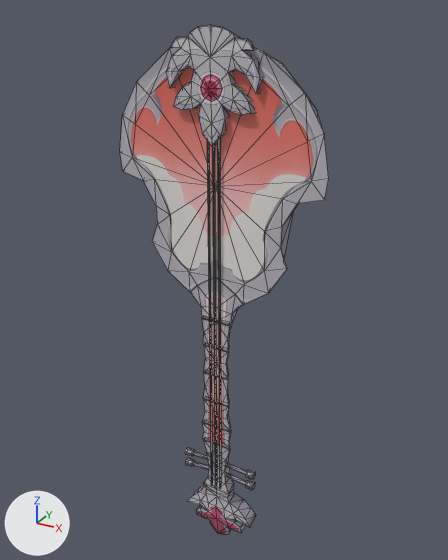
One commit to the FBX model zdsp/zdspclient/Assets/Models/Characters/Pc_Weapon/wp_sanxian_class_t1.fbx: the scene before it, then after it.
Both versions are drawn from a camera (50 mm lens) standing at (0.609, -1.093, 0.992) and looking at (-0.037, 0.082, 0.405). Lighting does not change. The marker at lower left points along +X, +Y and +Z. Mesh edges are drawn as thin lines. Where no turn or scale is listed for an object, it has been applied to the vertices.

Names of what the first picture shows: 'wp_sanxian_class_t1'.
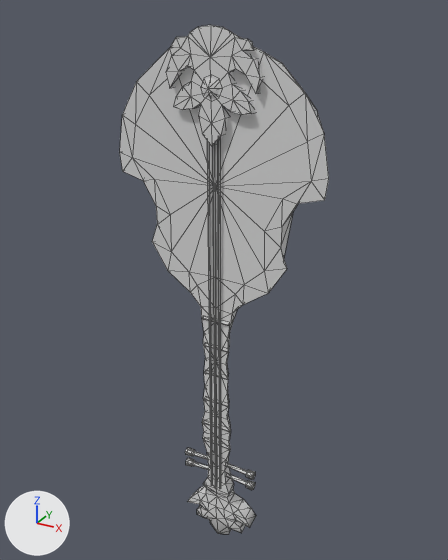
The newer file is also turned or shifted as a whole; pictures and numbers use the older file's frame.

Boxes [x1, y1, x2, y2] around the edits, measured in the pictures (448 x 560 px):
```json
{"object": "wp_sanxian_class_t1", "change": "recoloured", "before": [120, 25, 329, 534], "after": [120, 25, 329, 534]}
```

The change, as JSON lines over the scene's bpy script:
```json
{"op": "add", "block": "mat_wp_sanxian_class_t1", "code": ["mat_wp_sanxian_class_t1 = principled_material('wp_sanxian_class_t1')", "mat_wp_sanxian_class_t1.base_color = (0.7, 0.7, 0.7)  # light grey #dadada", "mat_wp_sanxian_class_t1.roughness = 0.553"]}
{"block": "me_mesh", "where": "me_mesh.from_pydata(...)  # 476 vertices, 794 faces; spans x -0.239..0.239, y -0.049..0.178, z -0.305..0.963"}
{"op": "remove", "block": "me_mesh", "code": "me_mesh.materials.append(mat_lambert3)  # picture img_wp_sanxian_class_t1_psd"}
{"op": "add", "block": "me_mesh", "code": "me_mesh.materials.append(mat_wp_sanxian_class_t1)  # light grey #dadada"}
```
